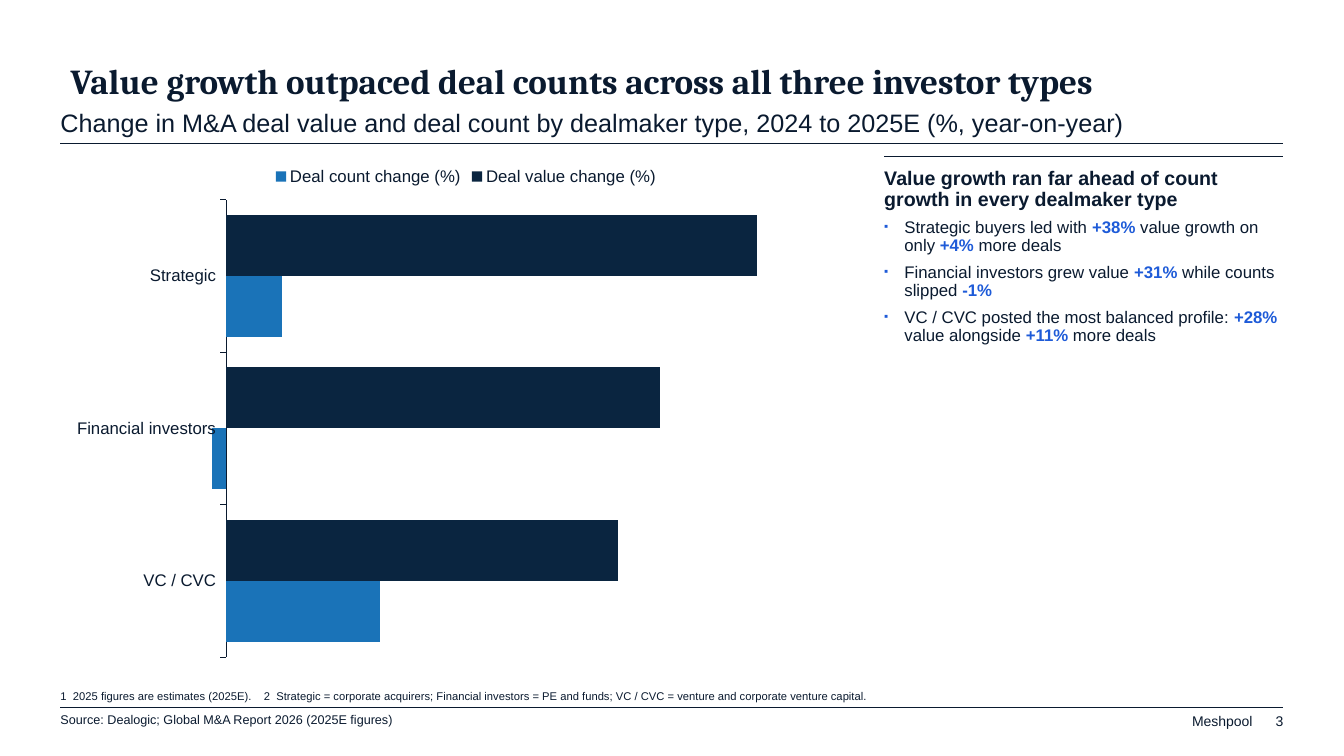
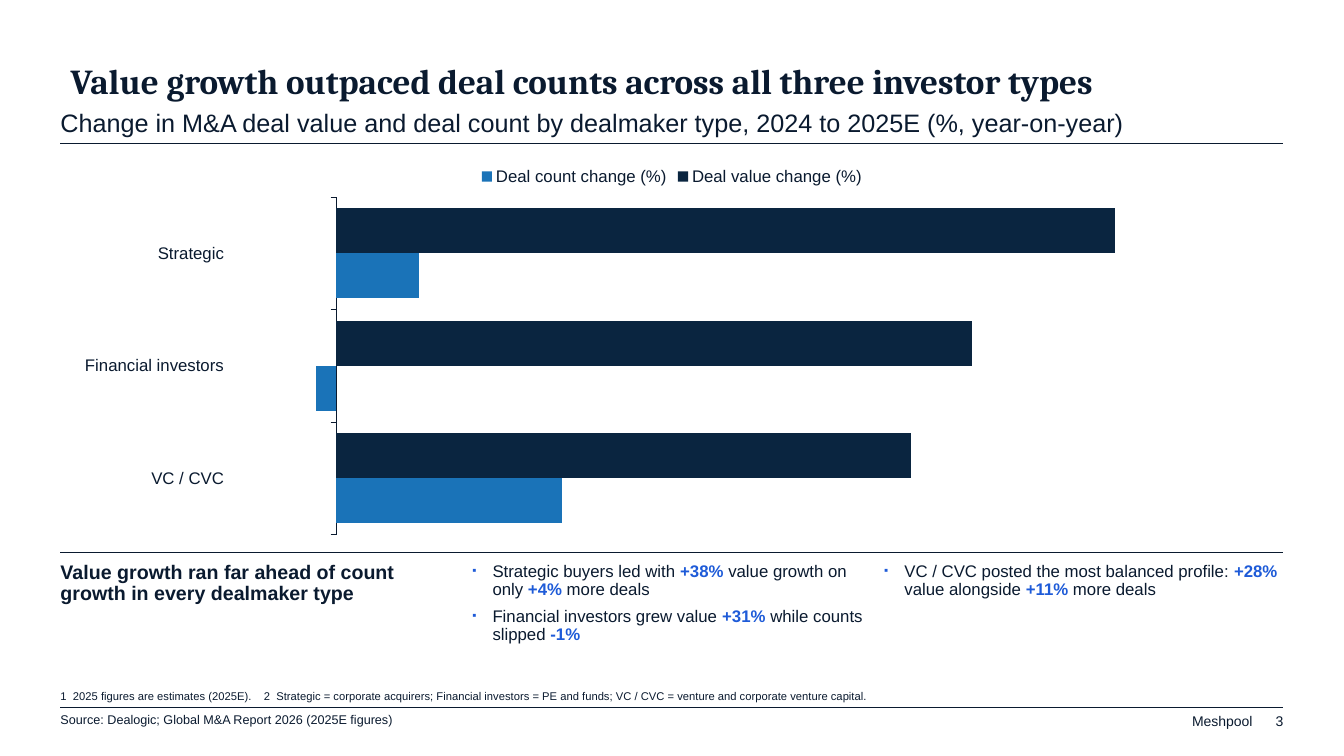
Before and after one commit to hamzaaziada/meshpool-harness, a slide deck: slide 3 of docs/deck-engine/examples/content_only_bain.pptx. Drawn at 1344x756 pixels with LibreOffice and Linux fonts; fonts in the diff are those of the drawing. Boxes give left, top, right and bottom in pixels: in the first picture for what was removed or moved away, otherwise in the second. Text is boxed around its words. In the diff, an @@ line names an element or a change of style, - is before the commit and + after.

```diff
--- a/docs/deck-engine/examples/content_only_bain.pptx
+++ b/docs/deck-engine/examples/content_only_bain.pptx
@@ bar chart at <box>60,156,1284,542</box> @@
@@ category axis changed @@
@@ bar chart: place and size @@
-bar chart at <box>60,156,872,667</box>
+bar chart at <box>60,156,1284,542</box>
@@ text at <box>884,170,1217,210</box>: paragraph removed @@
-Value growth ran far ahead of count growth in every dealmaker type
@@ line removed from (884, 156) to (1284, 156) @@
@@ text at <box>904,311,1277,345</box>: paragraph removed @@
-▪ VC / CVC posted the most balanced profile: +28% value alongside +11% more deals
@@ line added from (60, 553) to (1284, 553), #0A1A2F 0.75 pt @@
@@ text added at <box>60,564,394,604</box>, 14 pt, text #0A1A2F, bold @@
+Value growth ran far ahead of count growth in every dealmaker type
@@ text "Strategic buyers led with +38% ...": place and size @@
-text "Strategic buyers led with +38% ..." at <box>884,170,1277,345</box>
+text "Strategic buyers led with +38% ..." at <box>493,565,862,644</box>
@@ text added at <box>904,565,1277,599</box>, 12 pt, text #0A1A2F @@
+▪ VC / CVC posted the most balanced profile: +28% value alongside +11% more deals
```
Also in this commit, not shown: 7 other slides changed, 14 other files.
